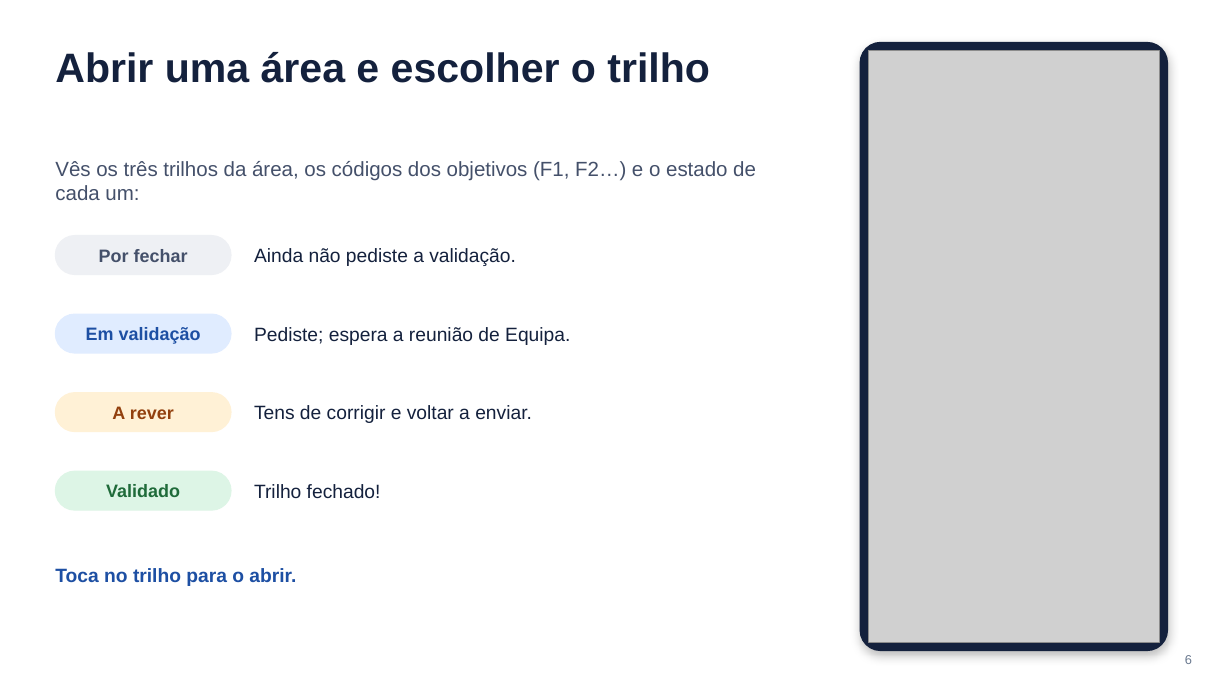
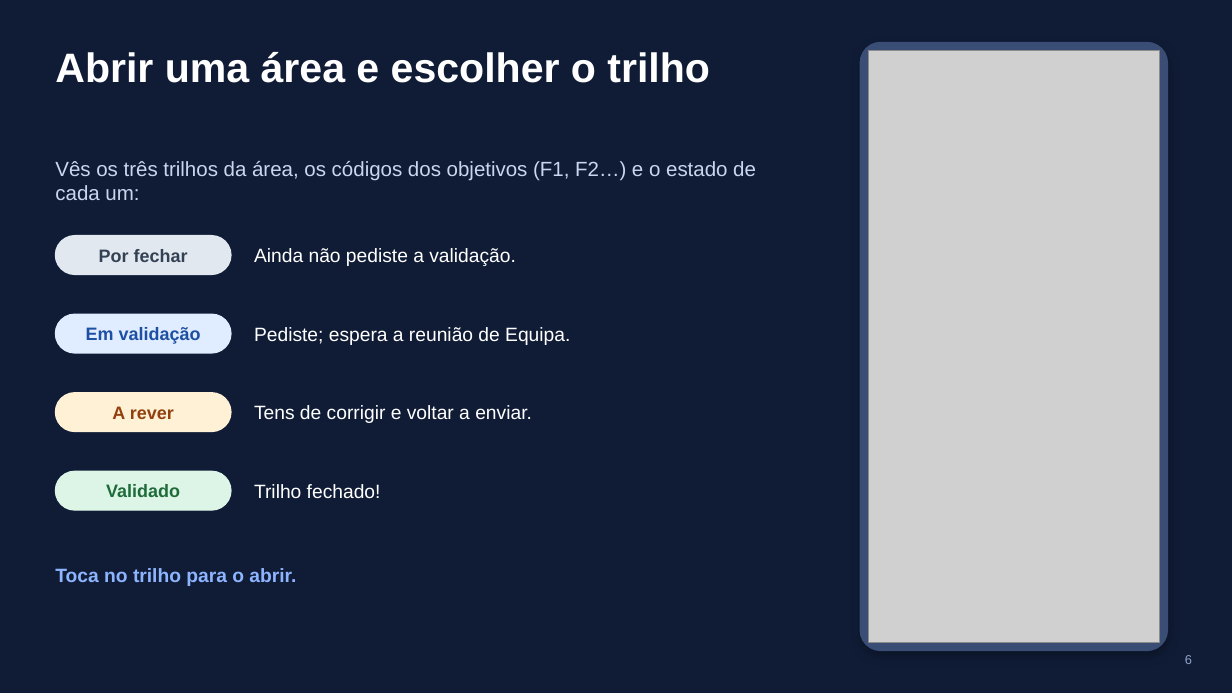
Before and after one commit to jacorreia200218-star/Sistema-Progresso, a slide deck: slide 6 of docs/apresentacao/Pioneiros-app-apresentacao.pptx. Drawn at 1232x693 pixels with LibreOffice and Linux fonts; fonts in the diff are those of the drawing; grey boxes stand for pictures. Boxes give left, top, right and bottom in pixels: in the first picture for what was removed or moved away, otherwise in the second. Text is boxed around its words. In the diff, an @@ line names an element or a change of style, - is before the commit and + after.

```diff
--- a/docs/apresentacao/Pioneiros-app-apresentacao.pptx
+++ b/docs/apresentacao/Pioneiros-app-apresentacao.pptx
@@ background #FFFFFF to #101C36 @@
@@ rounded rectangle at box(860, 43, 1167, 651): fill #14213D to #3A4D75; outline #14213D 1 pt to #3A4D75 1 pt @@
@@ text "Vês os três trilhos da ..." at box(55, 161, 756, 200): text colour #44506A to #C9D6EE @@
@@ text "Por fechar" at box(99, 249, 188, 262): text colour #44506A to #334155 @@
@@ rounded rectangle at box(55, 236, 231, 274): fill #EEF0F4 to #E2E8F0; outline #EEF0F4 1 pt to #E2E8F0 1 pt @@
@@ text colour #14213D to #FFFFFF in 5 elements at box(55, 52, 710, 83), box(254, 248, 516, 266), box(254, 327, 570, 345), box(254, 405, 532, 423), box(254, 484, 381, 498) @@
@@ text "Toca no trilho para o ..." at box(55, 568, 296, 586): text colour #1D4FA3 to #8DB4FF @@
@@ page number at box(1185, 655, 1192, 664): text colour #6B7A90 to #8FA3C7 @@
```
Also in this commit, not shown: 16 other slides changed.
